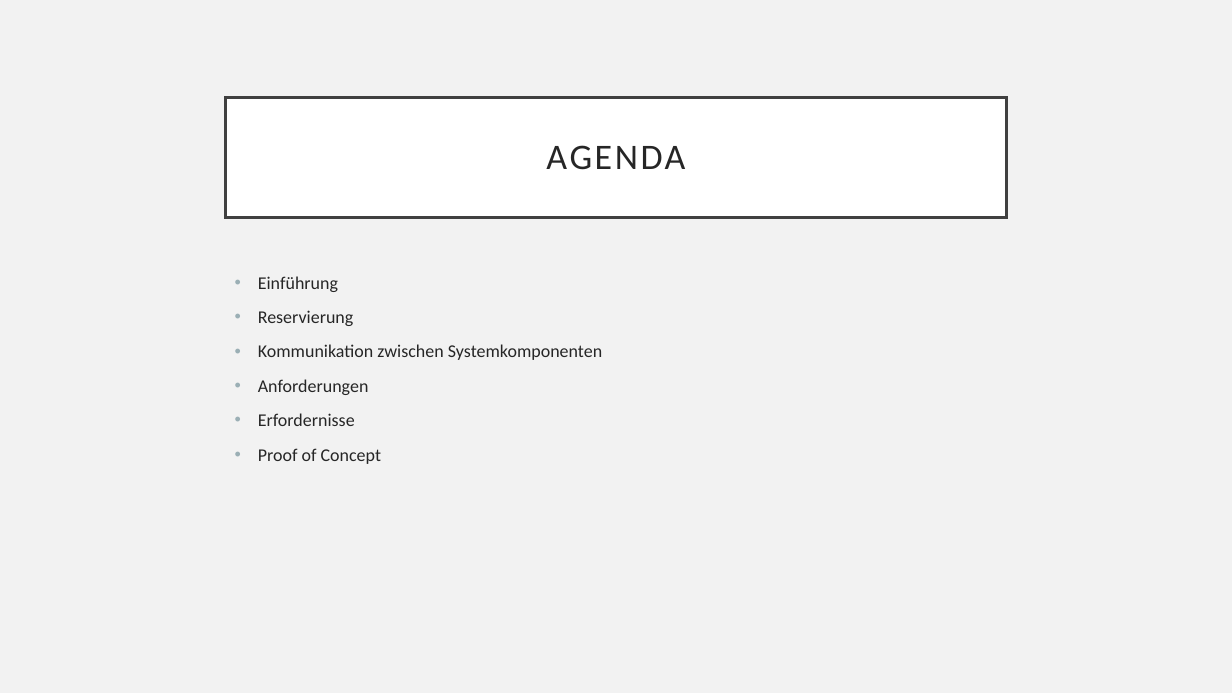
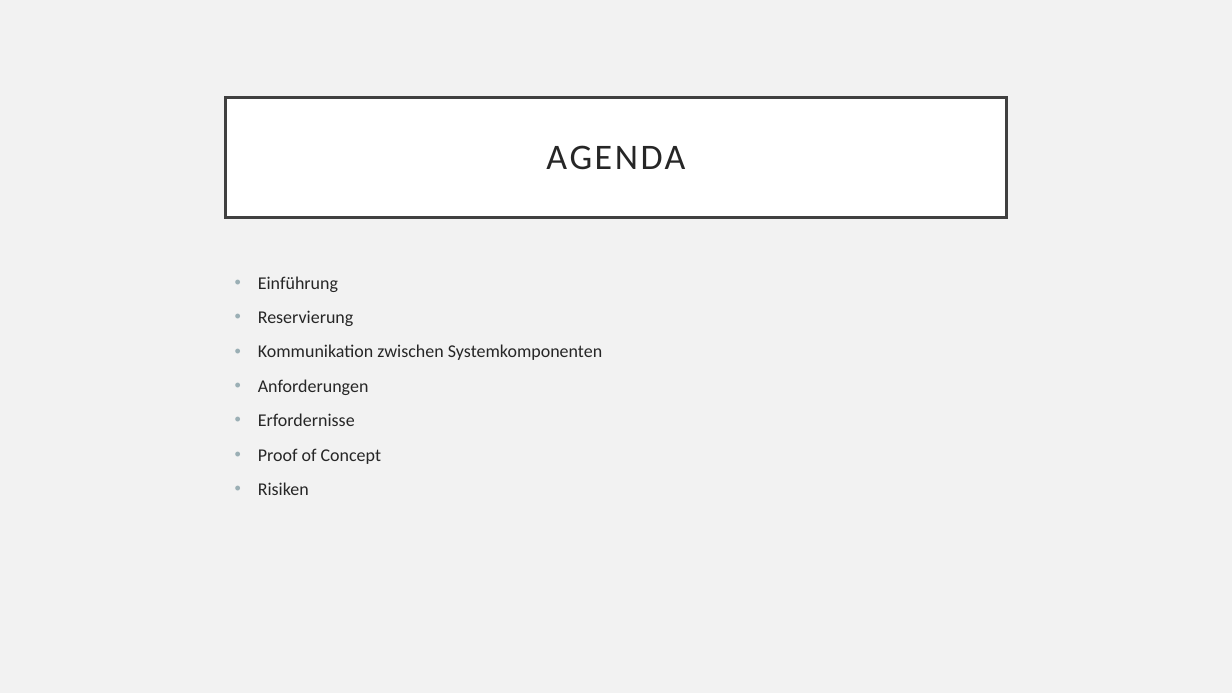
Before and after one commit to Morris-hub/EP_W_2324_Muhamad_Morris_Max, a slide deck: slide 2 of Audit/Präsentation audit edit finale.pptx. Drawn at 1232x693 pixels with LibreOffice and Linux fonts; fonts in the diff are those of the drawing. Boxes give left, top, right and bottom in pixels: in the first picture for what was removed or moved away, otherwise in the second. Text is boxed around its words. In the diff, an @@ line names an element or a change of style, - is before the commit and + after.

```diff
--- a/Audit/Präsentation audit edit finale.pptx
+++ b/Audit/Präsentation audit edit finale.pptx
@@ text at [258, 482, 309, 495]: paragraph added @@
+• Risiken
```
Also in this commit, not shown: 2 other slides changed, 5 slides added, 1 slide removed, 6 other files.
